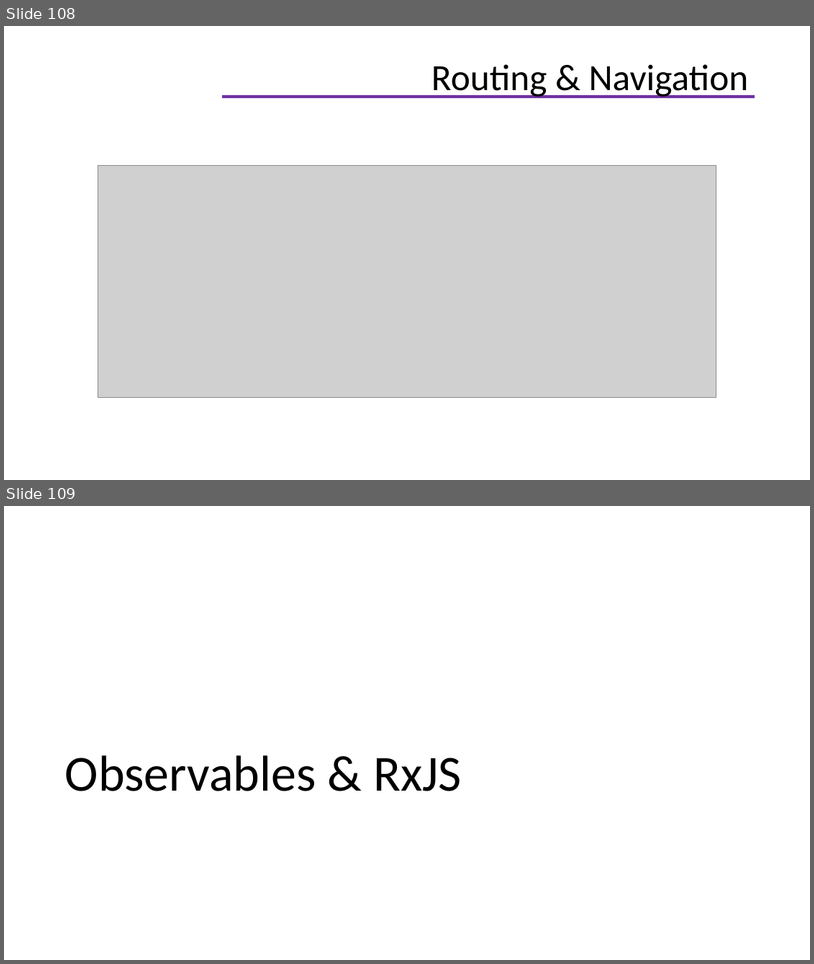
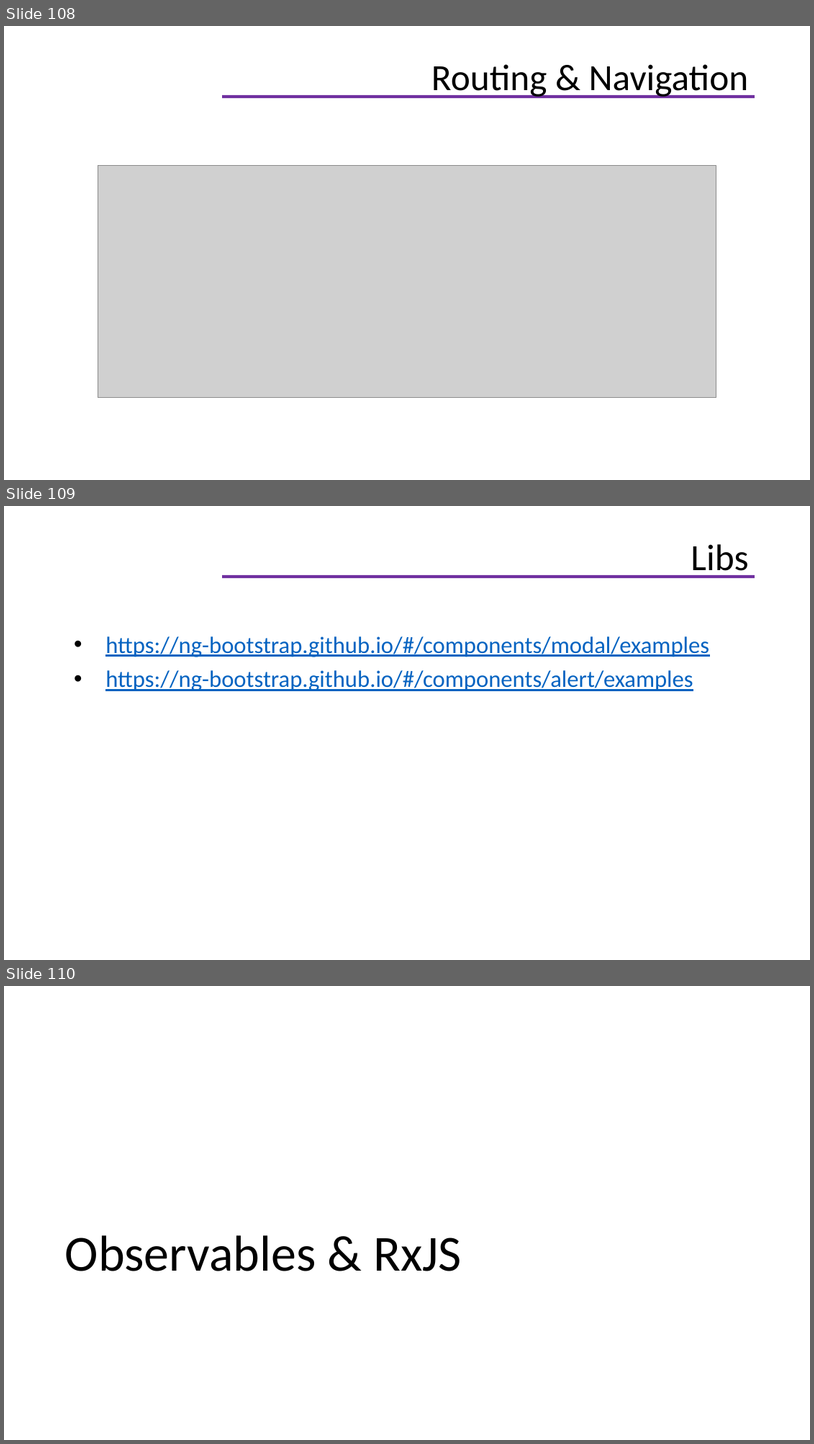
Before and after one commit to helenhash/angular-training, a slide deck: docs/Angular Training.pptx. Shown one above the other, each under a label of ours: slides 108 and 109 before the commit, slides 108, 109 and 110 after it. The pictures are 814x964 and 814x1444 pixels, drawn with LibreOffice and Linux fonts; fonts in the diff are those of the drawing; grey boxes stand for pictures; background and template pictures are left out. Boxes give left, top, right and bottom in pixels: in the first picture for what was removed or moved away, otherwise in the second. Text is boxed around its words. In the diff, an @@ line names an element or a change of style, - is before the commit and + after.

```diff
--- a/docs/Angular Training.pptx
+++ b/docs/Angular Training.pptx
@@ slide 109 added at (4,506,810,960), background #FFFFFF; not listed: 1 template element that a slide beside it also shows @@
@@ title added at (691,544,748,578), 33 pt, text #000000 @@
+Libs
@@ text added at (106,636,710,691), 21 pt, text #0563C1, underline @@
+• https://ng-bootstrap.github.io/#/components/modal/examples
+• https://ng-bootstrap.github.io/#/components/alert/examples
@@ what was slide 109 is now slide 110 @@
```
